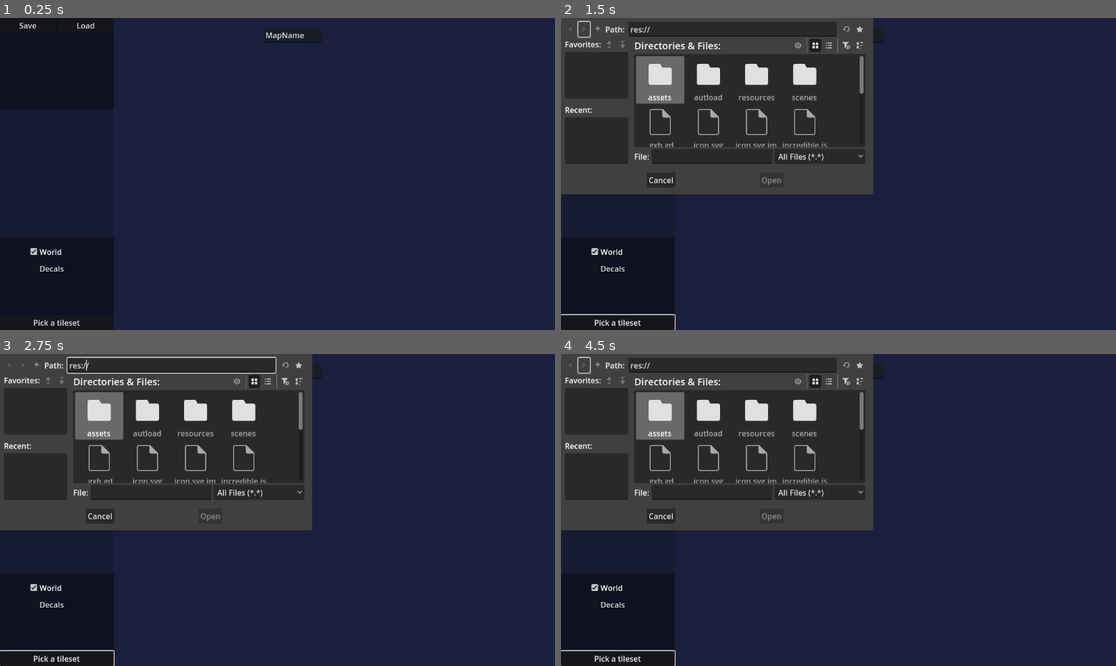
Above: before the commit, frames 1-4 (two rows, left to right).
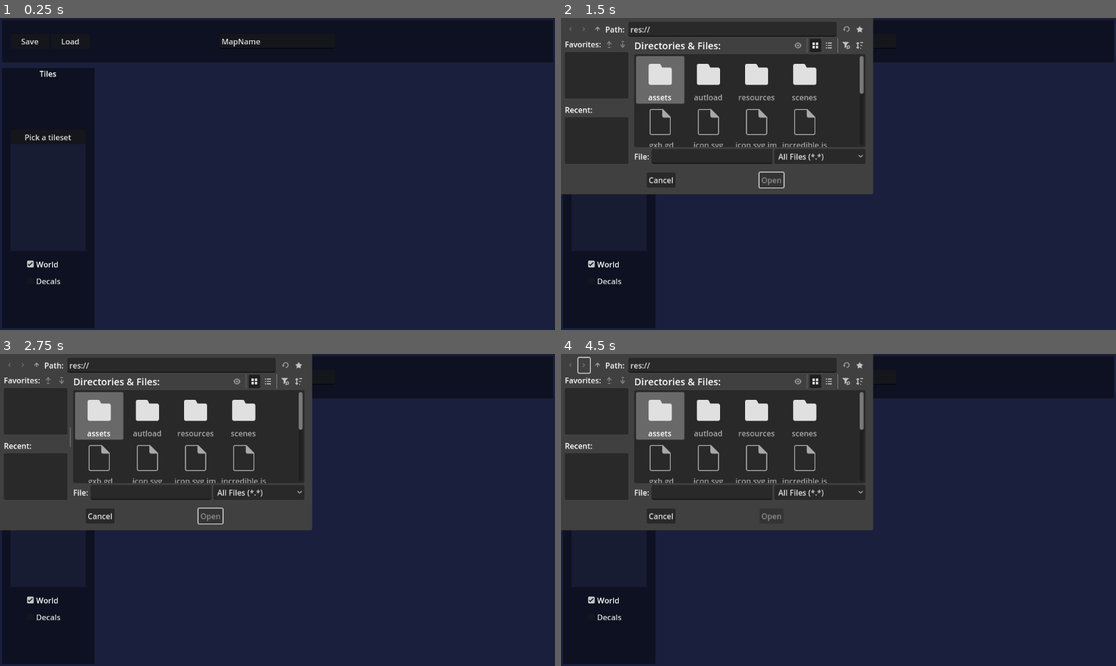
Above: after the commit, the same moments.

Repository: Visnicio/hex-forge
Game: Godot game, scene res://main.tscn
The game is run twice, just before and just after one commit, with the same random seed, the same clock (stepped at 60 frames per second) and the same inputs.
Inputs (mouse positions are in pixels of both pictures, inside the frame that each line leads up to):
- Up to frame 1 (0.25 s): no input
- Up to frame 2 (1.5 s): click "Pick a tileset" at 0.5 s; click "Save" at 1.25 s
- Up to frame 3 (2.75 s): click "Load" at 2 s
- Up to frame 4 (4.5 s): click "World" at 2.75 s; click "Decals" at 3.5 s; click (583, 366) at 4.25 s

The runs differ from the first frame. In frame 1, 13% of the frame differs, in the area x 0-100%, y 0-100%; in frame 2, 7.5%; in frame 3, 7.9%; in frame 4, 7.4%.

Commit message:
ui remake

Diff:
--- a/PunhodeFerro.json
+++ b/PunhodeFerro.json
@@ -7,6 +7,9 @@
 			"(-10, -2)": {
 				"atlas_coords": "(4, 7)"
 			},
+			"(-7, 8)": {
+				"atlas_coords": "(2, 6)"
+			},
 			"(-6, 6)": {
 				"atlas_coords": "(14, 8)"
 			},
@@ -27,7 +30,7 @@
 			}
 		}
 	},
-	"map_name": "Punho de Ferro",
+	"map_name": "Punho de Ferro - V2",
 	"tileset_resource_path": "res://resources/tilesets/example_tileset.tres",
 	"world_map": {
 		"cells": {
@@ -1564,6 +1567,12 @@
 			"(-5, 7)": {
 				"atlas_coords": "(2, 0)"
 			},
+			"(-5, 8)": {
+				"atlas_coords": "(7, 0)"
+			},
+			"(-5, 9)": {
+				"atlas_coords": "(7, 0)"
+			},
 			"(-4, -17)": {
 				"atlas_coords": "(9, 1)"
 			},
@@ -1641,6 +1650,9 @@
 			},
 			"(-4, 8)": {
 				"atlas_coords": "(2, 0)"
+			},
+			"(-4, 9)": {
+				"atlas_coords": "(7, 0)"
 			},
 			"(-3, -16)": {
 				"atlas_coords": "(9, 1)"
--- a/project.godot
+++ b/project.godot
@@ -65,6 +65,21 @@
 "events": [Object(InputEventKey,"resource_local_to_scene":false,"resource_name":"","device":-1,"window_id":0,"alt_press …(192 unchanged characters)…
 ]
 }
+camera_rush={
+"deadzone": 0.2,
+"events": [Object(InputEventKey,"resource_local_to_scene":false,"resource_name":"","device":-1,"window_id":0,"alt_pressed":false,"shift_pressed":false,"ctrl_pressed":false,"meta_pressed":false,"pressed":false,"keycode":0,"physical_keycode":4194325,"key_label":0,"unicode":0,"location":0,"echo":false,"script":null)
+]
+}
+shortcut_save={
+"deadzone": 0.2,
+"events": [Object(InputEventKey,"resource_local_to_scene":false,"resource_name":"","device":-1,"window_id":0,"alt_pressed":false,"shift_pressed":false,"ctrl_pressed":true,"meta_pressed":false,"pressed":false,"keycode":0,"physical_keycode":83,"key_label":0,"unicode":0,"location":0,"echo":false,"script":null)
+]
+}
+shortcut_open={
+"deadzone": 0.2,
+"events": [Object(InputEventKey,"resource_local_to_scene":false,"resource_name":"","device":-1,"window_id":0,"alt_pressed":false,"shift_pressed":false,"ctrl_pressed":true,"meta_pressed":false,"pressed":false,"keycode":0,"physical_keycode":79,"key_label":0,"unicode":0,"location":0,"echo":false,"script":null)
+]
+}
 
 [rendering]
 
--- a/scenes/ui/hex_map_editor/camera_input.gd
+++ b/scenes/ui/hex_map_editor/camera_input.gd
@@ -1,4 +1,6 @@
 extends Node
+
+@export var editor: HexMapEditor
 
 @export var target_camera: Camera2D
 
@@ -10,13 +12,18 @@
 	camera_pan_direction.x = Input.get_axis("camera_pan_left", "camera_pan_right")
 	camera_pan_direction.y = Input.get_axis("camera_pan_up", "camera_pan_down")
 
+	if Input.is_action_pressed("camera_rush"):
+		camera_speed = 200
+	else:
+		camera_speed = 100
+
 	target_camera.global_position += camera_pan_direction * camera_speed * delta
 
 func _input(event: InputEvent) -> void:
 	const WHEEL_UP = 4
 	const WHEEL_DOWN = 5
 
-	if event is InputEventMouseButton and event.pressed:
+	if event is InputEventMouseButton and event.pressed and !editor.is_mouse_on_tools():
 		if event.button_index == WHEEL_UP:
 			# Aproxima (zoom in)
 			target_camera.zoom += Vector2(0.1, 0.1)
--- a/scenes/ui/hex_map_editor/hex_map_editor.gd
+++ b/scenes/ui/hex_map_editor/hex_map_editor.gd
@@ -15,6 +15,8 @@
 @export var main_background: ColorRect
 @export var camera: Camera2D
 
+@export var main_panels: Array[MarginContainer]
+
 @export_group("Tilemaps")
 @export var world_tilemap: TileMapLayer
 @export var decals_tilemap: TileMapLayer
@@ -23,6 +25,7 @@
 @export_group("Layers")
 @export var world_layer_checkbox: CheckBox
 @export var decals_layer_checkbox: CheckBox
+
 
 ## Holds the coords for the current selected tile to query it on the tileset, set it to (-1,-1) to clear the pencil
 var current_selected_tile_coords: Vector2i = Vector2i(-1, -1)
@@ -49,11 +52,10 @@
 
 func _input(event: InputEvent) -> void:
 
-	# paint the world: is pressed, something is selected, mouse is not on tools
-	var is_mouse_on_tools: bool = tools_container.get_global_rect().has_point(get_viewport().get_mouse_position())
+	# Paint the map
 	var is_typing_name: bool = map_name_input.get_global_rect().has_point(get_viewport().get_mouse_position())
 	var is_something_selected: bool = current_selected_tile_coords != Vector2i(-1, -1)
-	if Input.is_action_pressed("left_click") and is_something_selected and !is_mouse_on_tools and !is_typing_name:
+	if Input.is_action_pressed("left_click") and is_something_selected and !is_mouse_on_tools() and !is_typing_name:
 		if current_layer_selected == MapLayer.WORLD:
 			world_tilemap.set_cell(world_tilemap.local_to_map(get_global_mouse_position()), 0, current_selected_tile_coords)
 		else:
@@ -132,3 +134,12 @@
 func _on_decal_layer_check_pressed() -> void:
 	current_layer_selected = MapLayer.DECAL
 	world_layer_checkbox.button_pressed = false
+
+
+func is_mouse_on_tools() -> bool:
+
+	for panel: MarginContainer in main_panels:
+		if panel.get_global_rect().has_point(get_viewport().get_mouse_position()):
+			return true
+
+	return false
--- a/scenes/ui/hex_map_editor/hex_map_editor.tscn
+++ b/scenes/ui/hex_map_editor/hex_map_editor.tscn
@@ -5,30 +5,89 @@
 [ext_resource type="Script" uid="uid://drug3p4qtjwk" path="res://scenes/ui/hex_map_editor/camera_input.gd" id="3_n2lvb"]
 [ext_resource type="Script" uid="uid://hny0lij6a5dl" path="res://scenes/ui/hex_map_editor/map_data_manager.gd" id="4_u8lkl"]
 
-[node name="HexMapEditor" type="Node2D" node_paths=PackedStr …(103 unchanged characters)… e_input", "main_background", "camera", "world_tilemap", "decals_tilemap", "penci …(61 unchanged characters)…
+[node name="HexMapEditor" type="Node2D" node_paths=PackedStr …(103 unchanged characters)… e_input", "main_background", "camera", "main_panels", "world_tilemap", "decals_tilemap", "penci …(61 unchanged characters)…
 script = ExtResource("1_ov8ee")
-tileset_picker_button = NodePath("CanvasLayer/Tools/TilesetPickerButton")
-tileset_picker = NodePath("CanvasLayer/Tools/TilesetPicker")
-tiles_grid_container = NodePath("CanvasLayer/Tools/TileSelection/ScrollContainer/TilesContainer")
-tools_container = NodePath("CanvasLayer/Tools")
-map_name_input = NodePath("CanvasLayer/Tools/MapName")
+tileset_picker_button = NodePath("CanvasLayer/ToolsContainer/Tools/TilesetPickerButton")
+tileset_picker = NodePath("CanvasLayer/ToolsContainer/Tools/TilesetPicker")
+tiles_grid_container = NodePath("CanvasLayer/ToolsContainer/Tools/TileSelection/ScrollContainer/TilesContainer")
+tools_container = NodePath("CanvasLayer/ToolsContainer/Tools")
+map_name_input = NodePath("CanvasLayer/MapSettingsContainer/MapSettings/MapName")
 main_background = NodePath("MainBackground")
 camera = NodePath("Camera2D")
+main_panels = [NodePath("CanvasLayer/MapSettingsContainer"), NodePath("CanvasLayer/ToolsContainer")]
 world_tilemap = NodePath("World")
 decals_tilemap = NodePath("Decals")
 pencil_tilemap = NodePath("Pencil")
-world_layer_checkbox = NodePath("CanvasLayer/Tools/LayerSelection/WorldLayerCheck")
-decals_layer_checkbox = NodePath("CanvasLayer/Tools/LayerSelection/DecalsLayerCheck")
+world_layer_checkbox = NodePath("CanvasLayer/ToolsContainer/Tools/LayerSelection/WorldLayerCheck")
+decals_layer_checkbox = NodePath("CanvasLayer/ToolsContainer/Tools/LayerSelection/DecalsLayerCheck")
 
 [node name="CanvasLayer" type="CanvasLayer" parent="."]
 
-[node name="Tools" type="Control" parent="CanvasLayer"]
-layout_mode = 3
-anchor_right = 0.2048611
-anchor_bottom = 1.0
-metadata/_edit_use_anchors_ = true
-
-[node name="ToolsBackground" type="ColorRect" parent="CanvasLayer/Tools"]
+[node name="MapSettingsContainer" type="MarginContainer" parent="CanvasLayer"]
+anchors_preset = -1
+anchor_right = 1.0
+anchor_bottom = 0.14814815
+grow_horizontal = 2
+theme_override_constants/margin_left = 4
+theme_override_constants/margin_top = 4
+theme_override_constants/margin_right = 4
+theme_override_constants/margin_bottom = 4
+metadata/_edit_use_anchors_ = true
+
+[node name="MapSettings" type="ColorRect" parent="CanvasLayer/MapSettingsContainer"]
+layout_mode = 2
+color = Color(0.05490196, 0.06666667, 0.12941177, 1)
+
+[node name="MapName" type="LineEdit" parent="CanvasLayer/MapSettingsContainer/MapSettings"]
+layout_mode = 1
+anchors_preset = -1
+anchor_left = 0.3951049
+anchor_top = 0.32386363
+anchor_right = 0.6048951
+anchor_bottom = 0.6761364
+grow_horizontal = 2
+grow_vertical = 2
+text = "MapName"
+placeholder_text = "MapName"
+metadata/_edit_use_anchors_ = true
+
+[node name="SaveLoadButtons" type="HBoxContainer" parent="CanvasLayer/MapSettingsContainer/MapSettings"]
+layout_mode = 1
+anchors_preset = -1
+anchor_left = 0.015734266
+anchor_top = 0.32386363
+anchor_right = 0.1590909
+anchor_bottom = 0.6761364
+grow_vertical = 2
+metadata/_edit_group_ = true
+metadata/_edit_use_anchors_ = true
+
+[node name="SaveMapButton" type="Button" parent="CanvasLayer/MapSettingsContainer/MapSettings/SaveLoadButtons"]
+layout_mode = 2
+size_flags_horizontal = 3
+text = "Save"
+
+[node name="LoadMapButton" type="Button" parent="CanvasLayer/MapSettingsContainer/MapSettings/SaveLoadButtons"]
+layout_mode = 2
+size_flags_horizontal = 3
+text = "Load"
+
+[node name="ToolsContainer" type="MarginContainer" parent="CanvasLayer"]
+anchors_preset = -1
+anchor_top = 0.15432099
+anchor_right = 0.1736111
+anchor_bottom = 1.0
+theme_override_constants/margin_left = 4
+theme_override_constants/margin_top = 4
+theme_override_constants/margin_right = 4
+theme_override_constants/margin_bottom = 4
+metadata/_edit_use_anchors_ = true
+
+[node name="Tools" type="Control" parent="CanvasLayer/ToolsContainer"]
+layout_mode = 2
+metadata/_edit_use_anchors_ = true
+
+[node name="ToolsBackground" type="ColorRect" parent="CanvasLayer/ToolsContainer/Tools"]
 layout_mode = 1
 anchors_preset = 15
 anchor_right = 1.0
@@ -39,63 +98,39 @@
 metadata/_edit_use_anchors_ = true
 metadata/_edit_lock_ = true
 
-[node name="TilesetPicker" type="FileDialog" parent="CanvasLayer/Tools"]
+[node name="TilesetPicker" type="FileDialog" parent="CanvasLayer/ToolsContainer/Tools"]
 oversampling_override = 1.0
 title = "Open a File"
 file_mode = 0
 
-[node name="TilesetPickerButton" type="Button" parent="CanvasLayer/Tools"]
-layout_mode = 1
-anchors_preset = 12
-anchor_top = 1.0
-anchor_right = 1.0
-anchor_bottom = 1.0
-offset_top = -31.0
+[node name="TilesetPickerButton" type="Button" parent="CanvasLayer/ToolsContainer/Tools"]
+layout_mode = 1
+anchors_preset = -1
+anchor_left = 0.09375
+anchor_top = 0.23703703
+anchor_right = 0.90625
+anchor_bottom = 0.29444444
 grow_horizontal = 2
 grow_vertical = 0
 text = "Pick a tileset"
-
-[node name="SaveLoadButtons" type="HBoxContainer" parent="CanvasLayer/Tools"]
-layout_mode = 1
-anchors_preset = 10
-anchor_right = 1.0
-offset_bottom = 31.0
-grow_horizontal = 2
-
-[node name="SaveMapButton" type="Button" parent="CanvasLayer/Tools/SaveLoadButtons"]
-layout_mode = 2
-size_flags_horizontal = 3
-text = "Save"
-
-[node name="LoadMapButton" type="Button" parent="CanvasLayer/Tools/SaveLoadButtons"]
-layout_mode = 2
-size_flags_horizontal = 3
-text = "Load"
-
-[node name="MapPathDialog" type="FileDialog" parent="CanvasLayer/Tools"]
+metadata/_edit_use_anchors_ = true
+
+[node name="MapPathDialog" type="FileDialog" parent="CanvasLayer/ToolsContainer/Tools"]
 oversampling_override = 1.0
 position = Vector2i(280, 190)
 access = 2
 use_native_dialog = true
 
-[node name="MapName" type="LineEdit" parent="CanvasLayer/Tools"]
-layout_mode = 0
-offset_left = 547.0
-offset_top = 20.0
-offset_right = 668.5625
-offset_bottom = 51.0
-text = "MapName"
-placeholder_text = "MapName"
-
-[node name="TileSelection" type="Control" parent="CanvasLayer/Tools"]
-layout_mode = 1
+[node name="TileSelection" type="Control" parent="CanvasLayer/ToolsContainer/Tools"]
+layout_mode = 1
+anchor_left = 0.09375
 anchor_top = 0.29320988
-anchor_right = 1.0
+anchor_right = 0.90625
 anchor_bottom = 0.7037037
 metadata/_edit_use_anchors_ = true
 metadata/_edit_group_ = true
 
-[node name="Background" type="ColorRect" parent="CanvasLayer/Tools/TileSelection"]
+[node name="Background" type="ColorRect" parent="CanvasLayer/ToolsContainer/Tools/TileSelection"]
 layout_mode = 1
 anchors_preset = 15
 anchor_right = 1.0
@@ -105,38 +140,51 @@
 color = Color(0.09420922, 0.110147454, 0.19501653, 1)
 metadata/_edit_lock_ = true
 
-[node name="ScrollContainer" type="ScrollContainer" parent="CanvasLayer/Tools/TileSelection"]
-layout_mode = 1
-anchors_preset = 15
-anchor_right = 1.0
-anchor_bottom = 1.0
-grow_horizontal = 2
-grow_vertical = 2
-
-[node name="TilesContainer" type="GridContainer" parent="CanvasLayer/Tools/TileSelection/ScrollContainer"]
+[node name="ScrollContainer" type="ScrollContainer" parent="CanvasLayer/ToolsContainer/Tools/TileSelection"]
+layout_mode = 1
+anchors_preset = 15
+anchor_right = 1.0
+anchor_bottom = 1.0
+grow_horizontal = 2
+grow_vertical = 2
+
+[node name="TilesContainer" type="GridContainer" parent="CanvasLayer/ToolsContainer/Tools/TileSelection/ScrollContainer"]
 layout_mode = 2
 size_flags_horizontal = 3
 size_flags_vertical = 3
 columns = 5
 
-[node name="LayerSelection" type="VBoxContainer" parent="CanvasLayer/Tools"]
+[node name="LayerSelection" type="VBoxContainer" parent="CanvasLayer/ToolsContainer/Tools"]
 layout_mode = 0
-offset_left = 58.0
-offset_top = 470.0
-offset_right = 133.0
-offset_bottom = 510.0
-
-[node name="WorldLayerCheck" type="CheckBox" parent="CanvasLayer/Tools/LayerSelection"]
+anchor_left = 0.2457627
+anchor_top = 0.72530866
+anchor_right = 0.5805085
+anchor_bottom = 0.8271605
+offset_right = -4.0
+offset_bottom = -26.0
+metadata/_edit_use_anchors_ = true
+
+[node name="WorldLayerCheck" type="CheckBox" parent="CanvasLayer/ToolsContainer/Tools/LayerSelection"]
 layout_mode = 2
 button_pressed = true
 text = "World"
 
-[node name="DecalsLayerCheck" type="CheckBox" parent="CanvasLayer/Tools/LayerSelection"]
+[node name="DecalsLayerCheck" type="CheckBox" parent="CanvasLayer/ToolsContainer/Tools/LayerSelection"]
 layout_mode = 2
 text = "Decals"
 
-[node name="CameraInput" type="Node" parent="." node_paths=PackedStringArray("target_camera")]
+[node name="Label" type="Label" parent="CanvasLayer/ToolsContainer/Tools"]
+layout_mode = 1
+anchors_preset = 10
+anchor_right = 1.0
+offset_bottom = 23.0
+grow_horizontal = 2
+text = "Tiles"
+horizontal_alignment = 1
+
+[node name="CameraInput" type="Node" parent="." node_paths=PackedStringArray("editor", "target_camera")]
 script = ExtResource("3_n2lvb")
+editor = NodePath("..")
 target_camera = NodePath("../Camera2D")
 
 [node name="MainBackground" type="ColorRect" parent="."]
@@ -168,7 +216,7 @@
 
 [node name="MapDataManager" type="Node" parent="." node_paths=PackedStringArray("map_file_dialog", "save_map_button", "load_map_button", "map_name_input")]
 script = ExtResource("4_u8lkl")
-map_file_dialog = NodePath("../CanvasLayer/Tools/MapPathDialog")
-save_map_button = NodePath("../CanvasLayer/Tools/SaveLoadButtons/SaveMapButton")
-load_map_button = NodePath("../CanvasLayer/Tools/SaveLoadButtons/LoadMapButton")
-map_name_input = NodePath("../CanvasLayer/Tools/MapName")
+map_file_dialog = NodePath("../CanvasLayer/ToolsContainer/Tools/MapPathDialog")
+save_map_button = NodePath("../CanvasLayer/MapSettingsContainer/MapSettings/SaveLoadButtons/SaveMapButton")
+load_map_button = NodePath("../CanvasLayer/MapSettingsContainer/MapSettings/SaveLoadButtons/LoadMapButton")
+map_name_input = NodePath("../CanvasLayer/MapSettingsContainer/MapSettings/MapName")
--- a/scenes/ui/hex_map_editor/map_data_manager.gd
+++ b/scenes/ui/hex_map_editor/map_data_manager.gd
@@ -11,7 +11,6 @@
 @export var map_name_input: LineEdit
 
 var editor: HexMapEditor
-
 var current_state: State = State.LOADING
 
 func _ready() -> void:
@@ -32,6 +31,10 @@
 		)
 
 	map_file_dialog.file_selected.connect(on_file_selected)
+
+func _input(event: InputEvent) -> void:
+	if Input.is_action_just_pressed("shortcut_save"):
+		print_debug("Trying to quicksave")
 
 
 func on_file_selected(map_path: String) -> void:
